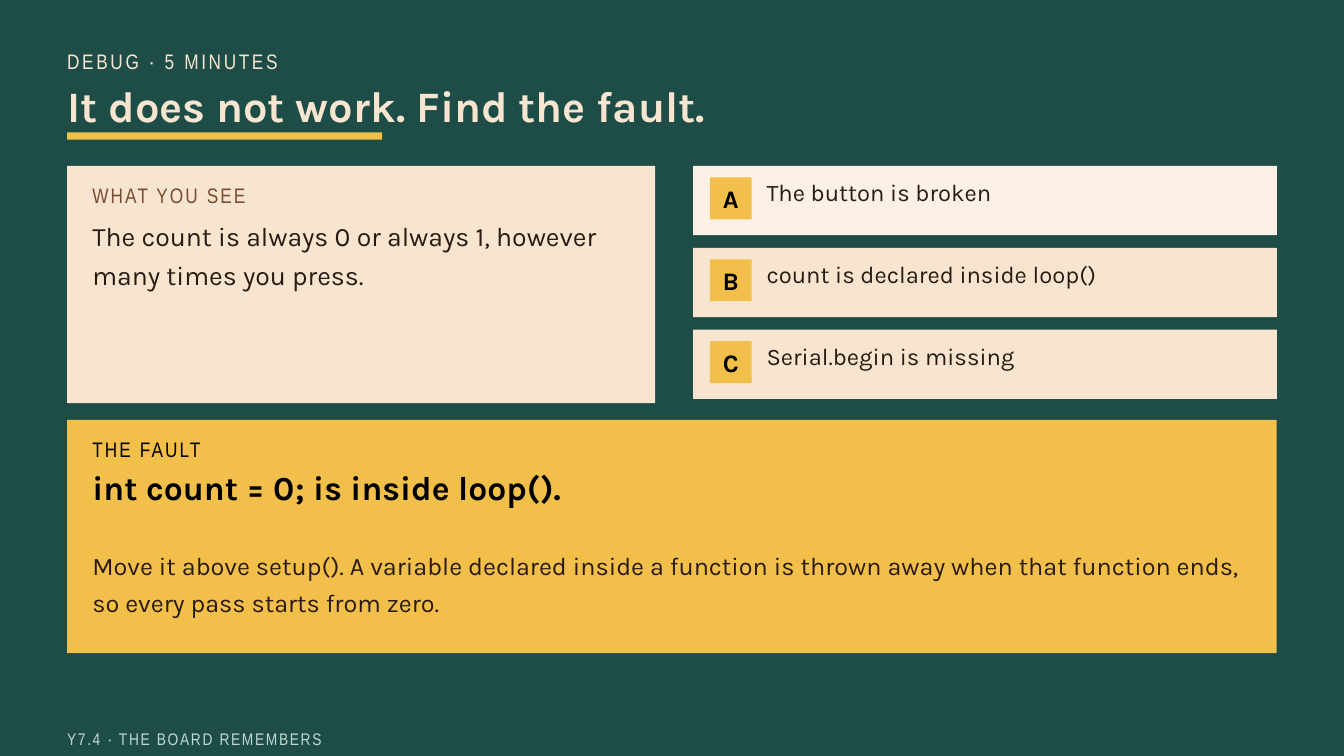
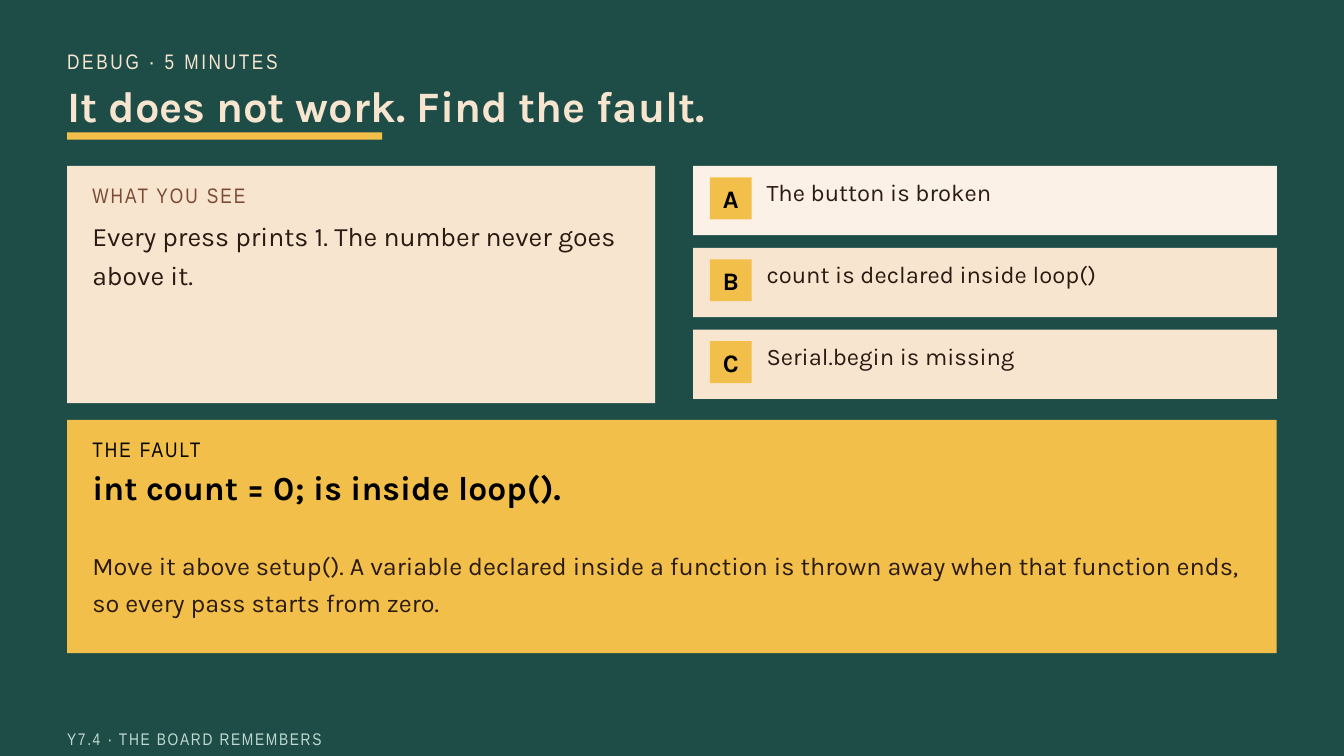
Before and after one commit to beatsaway/luacslides, a slide deck: slide 9 of v2026/Y7-4-The-board-remembers.pptx. Drawn at 1344x756 pixels with LibreOffice and Linux fonts; fonts in the diff are those of the drawing. Boxes give left, top, right and bottom in pixels: in the first picture for what was removed or moved away, otherwise in the second. Text is boxed around its words. In the diff, an @@ line names an element or a change of style, - is before the commit and + after.

```diff
--- a/v2026/Y7-4-The-board-remembers.pptx
+++ b/v2026/Y7-4-The-board-remembers.pptx
@@ text at bbox=[92, 228, 615, 286]: text changed @@
-The count is always 0 or always 1, however many times you press.
+Every press prints 1. The number never goes above it.
```
Also in this commit, not shown: 34 other files.
